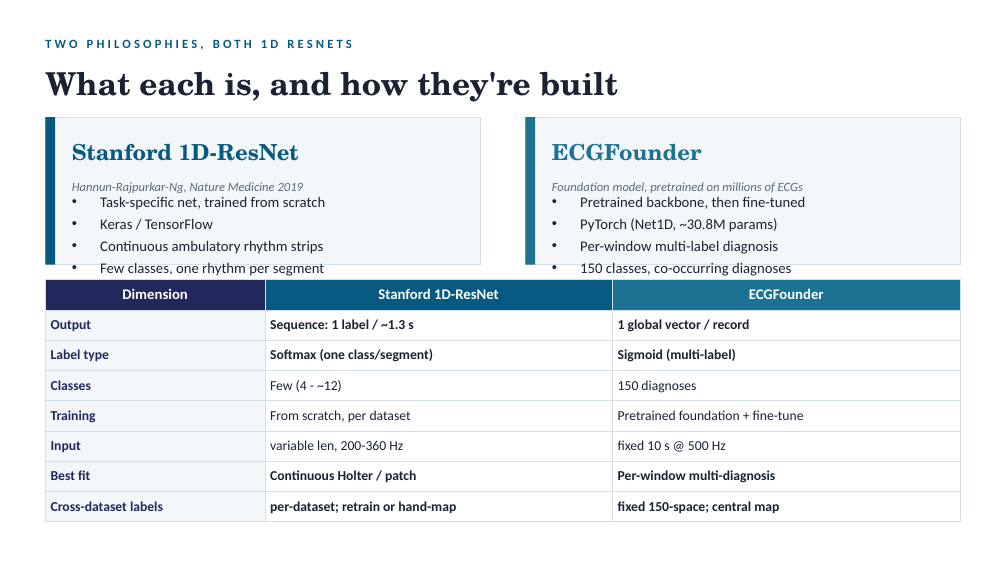
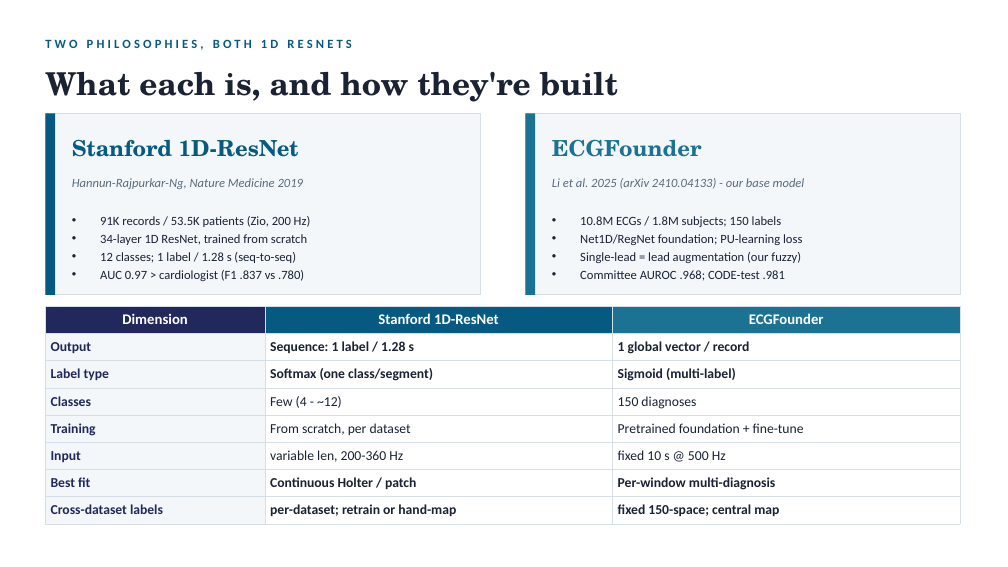
Before and after one commit to yuan842/ECGFounder, a slide deck: slide 1 of docs/Stanford_vs_ECGFounder_2page.pptx. Drawn at 1008x567 pixels with LibreOffice and Linux fonts; fonts in the diff are those of the drawing. Boxes give left, top, right and bottom in pixels: in the first picture for what was removed or moved away, otherwise in the second. Text is boxed around its words. In the diff, an @@ line names an element or a change of style, - is before the commit and + after.

```diff
--- a/docs/Stanford_vs_ECGFounder_2page.pptx
+++ b/docs/Stanford_vs_ECGFounder_2page.pptx
@@ rectangle resized from (x1=45, y1=117, x2=480, y2=265) to (x1=45, y1=113, x2=480, y2=295) @@
@@ rectangle resized from (x1=45, y1=117, x2=55, y2=265) to (x1=45, y1=113, x2=55, y2=295) @@
@@ rectangle resized from (x1=526, y1=117, x2=960, y2=265) to (x1=526, y1=113, x2=960, y2=295) @@
@@ rectangle resized from (x1=526, y1=117, x2=535, y2=265) to (x1=526, y1=113, x2=535, y2=295) @@
@@ 3 texts moved together from (x1=72, y1=143, x2=702, y2=193) to (x1=72, y1=139, x2=702, y2=189) @@
@@ text at (x1=552, y1=178, x2=805, y2=189): text changed @@
-Foundation model, pretrained on millions of ECGs
+Li et al. 2025 (arXiv 2410.04133) - our base model
@@ text at (x1=100, y1=216, x2=311, y2=281): text changed; size 14 to 12 pt @@
-• Task-specific net, trained from scratch
-• Keras / TensorFlow
-• Continuous ambulatory rhythm strips
-• Few classes, one rhythm per segment
+• 91K records / 53.5K patients (Zio, 200 Hz)
+• 34-layer 1D ResNet, trained from scratch
+• 12 classes; 1 label / 1.28 s (seq-to-seq)
+• AUC 0.97 > cardiologist (F1 .837 vs .780)
@@ text at (x1=580, y1=216, x2=802, y2=281): text changed; size 14 to 12 pt @@
-• Pretrained backbone, then fine-tuned
-• PyTorch (Net1D, ~30.8M params)
-• Per-window multi-label diagnosis
-• 150 classes, co-occurring diagnoses
+• 10.8M ECGs / 1.8M subjects; 150 labels
+• Net1D/RegNet foundation; PU-learning loss
+• Single-lead = lead augmentation (our fuzzy)
+• Committee AUROC .968; CODE-test .981
@@ table at (x1=45, y1=306, x2=960, y2=520) @@
-row 2, column 2: Sequence: 1 label / ~1.3 s
+row 2, column 2: Sequence: 1 label / 1.28 s
@@ table resized from (x1=45, y1=280, x2=960, y2=517) to (x1=45, y1=306, x2=960, y2=520) @@
```
Also in this commit, not shown: 4 other files.
